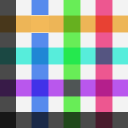
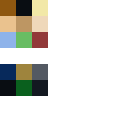
Two versions of the same layered image (128x128). Layer-by-layer changes:
added layer "Layer 1" above "Labels" over 0, 0, 48, 96
hid "Background copy 5" over 0, 0, 128, 128
hid "Background copy 4" over 0, 0, 128, 128
showed "Background" over 0, 0, 128, 128